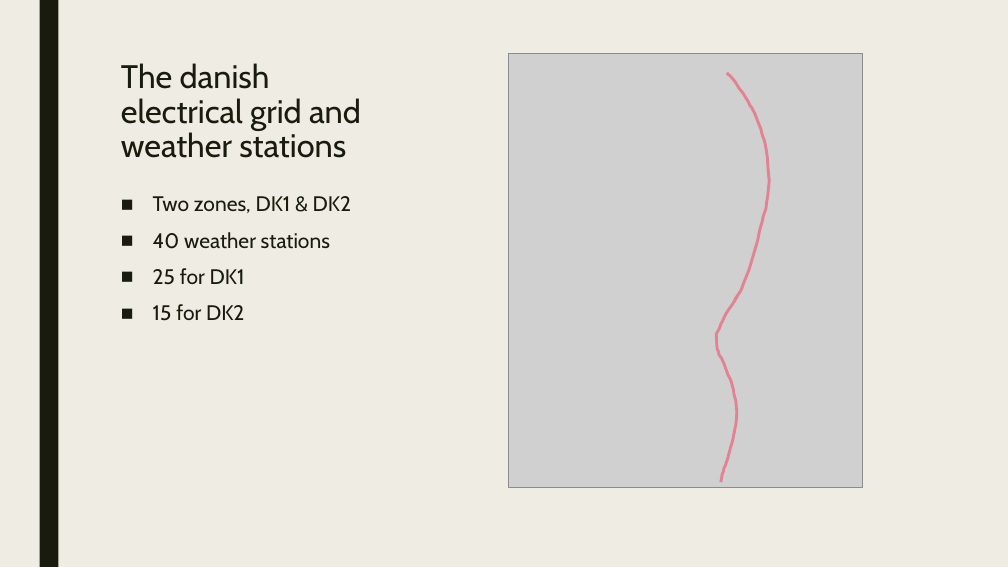
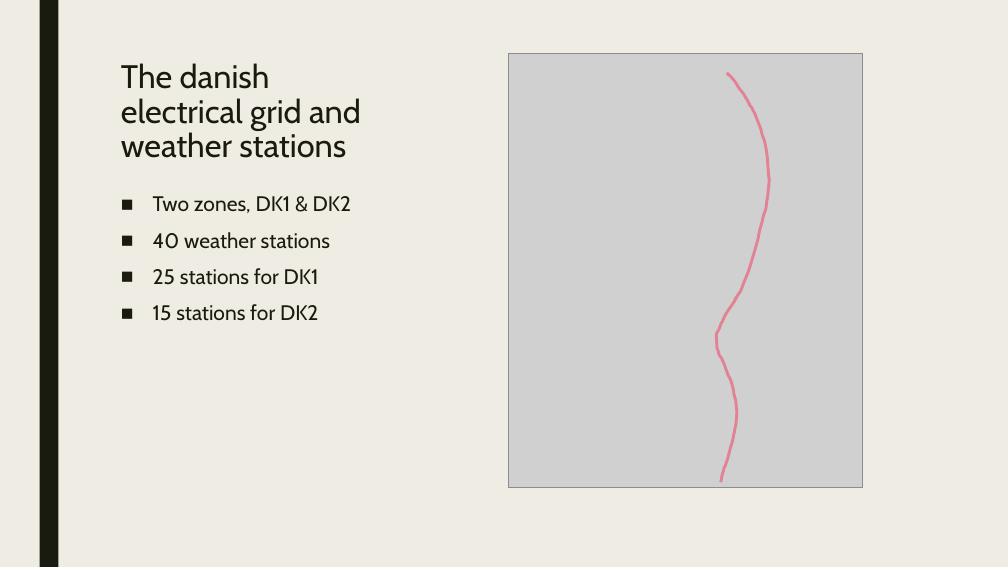
Before and after one commit to mathh17/Speciale, a slide deck: slide 4 of Exploring climate data’s relevance to predict energy consumption.pptx. Drawn at 1008x567 pixels with LibreOffice and Linux fonts; fonts in the diff are those of the drawing; grey boxes stand for pictures. Boxes give left, top, right and bottom in pixels: in the first picture for what was removed or moved away, otherwise in the second. Text is boxed around its words. In the diff, an @@ line names an element or a change of style, - is before the commit and + after.

Commit message:
PP done

```diff
--- a/Exploring climate data’s relevance to predict energy consumption.pptx
+++ b/Exploring climate data’s relevance to predict energy consumption.pptx
@@ text at (153,268,319,321): text changed @@
-■ 25 for DK1
-■ 15 for DK2
+■ 25 stations for DK1
+■ 15 stations for DK2
```
Also in this commit, not shown: 2 other slides changed.
